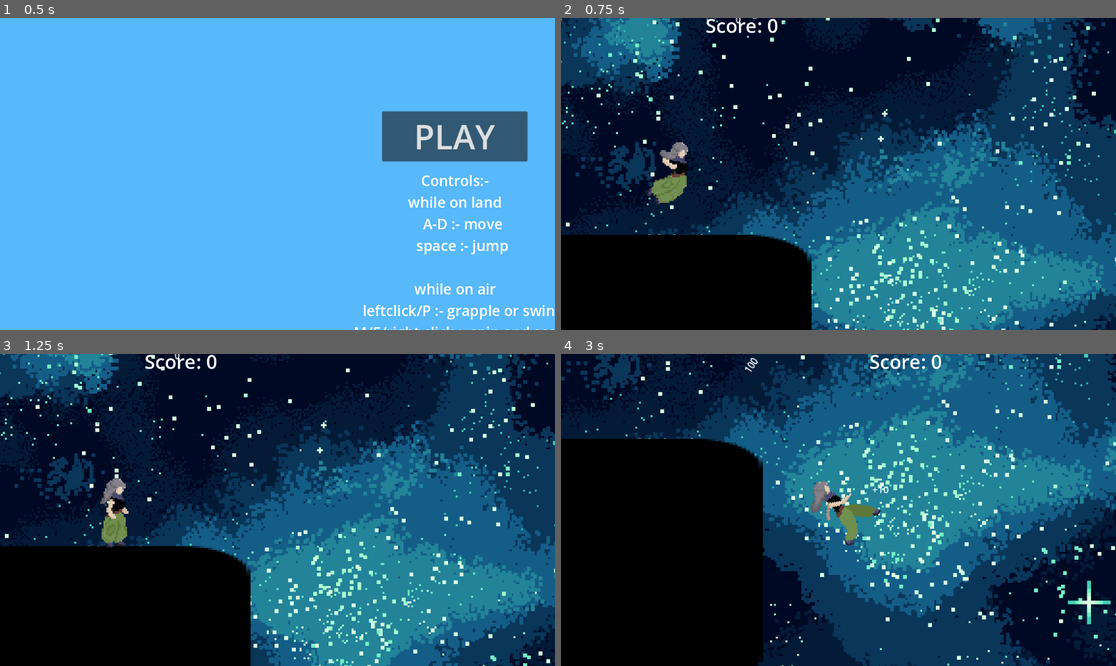
Above: before the commit, frames 1-4 (two rows, left to right).
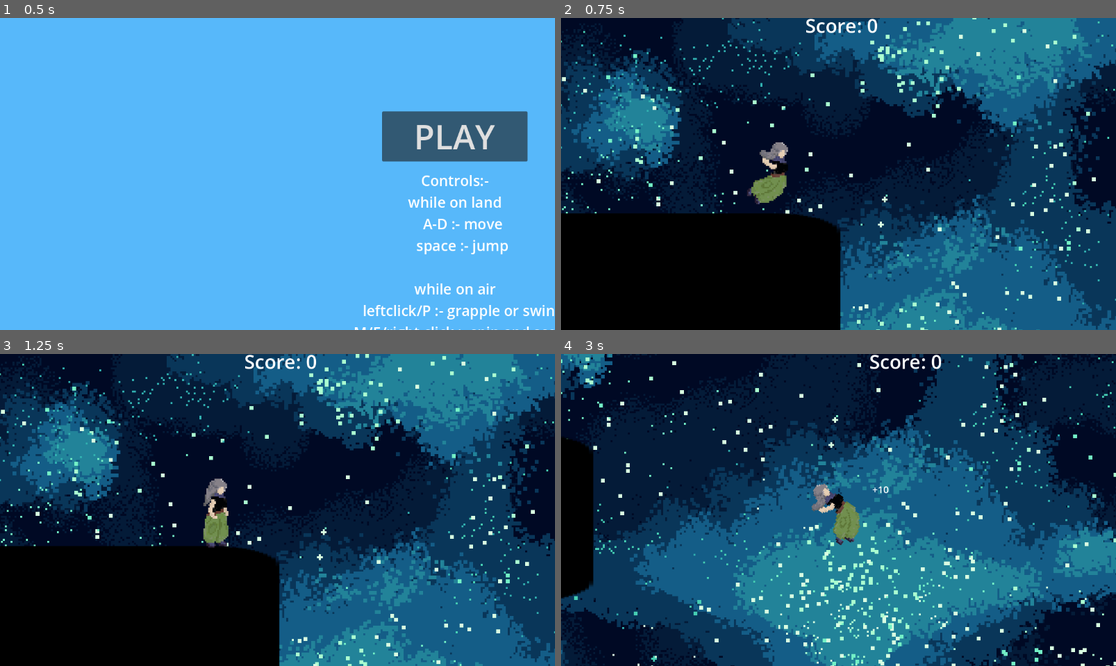
Above: after the commit, the same moments.

Repository: Shubh-2799/rep
Game: Godot game, scene res://controls.tscn
The game is run twice, just before and just after one commit, with the same random seed, the same clock (stepped at 60 frames per second) and the same inputs. The engine's default icon, where the game draws it, is replaced by a stand-in: a white triangle on a blue panel in a dark square.
Inputs (mouse positions are in pixels of both pictures, inside the frame that each line leads up to):
- Up to frame 1 (0.5 s): no input
- Up to frame 2 (0.75 s): click "PLAY" at 0.5 s
- Up to frame 3 (1.25 s): no input
- Up to frame 4 (3 s): move the mouse to (960, 494) at 1.27 s; hold Right (ui_right) 1.28-2.78 s; tap F (dash) at 1.35, 2.1 s; move the mouse to (727, 525) at 2.02 s; move the mouse to (894, 441) at 2.77 s; hold Left (ui_left) from 2.78 s (still down); hold M (flip) from 2.78 s (still down)

Frame 1 is identical in both runs. In frame 2, 61% of the frame differs, in the area x 0-100%, y 0-100%; in frame 3, 61%; in frame 4, 79%.

Commit message:
new obstacles

Diff:
--- a/character_body_2d.gd
+++ b/character_body_2d.gd
@@ -15,7 +15,6 @@
 		velocity.y -= 900.0
 		justjumped = true
 func _process(delta: float) -> void:
-	$Camera2D/Label.text = str(velocity.x)
 	if S.jumppad and not is_on_floor():
 		$AnimatedSprite2D.play("jumppad")
 		velocity.x = direction * PADSPEED
@@ -39,6 +38,7 @@
 		$AnimatedSprite2D.flip_h = false
 	elif velocity.x < 0 and not S.swinging:
 		$AnimatedSprite2D.flip_h = true
+	$Camera2D/Label.text = str(velocity.x)
 func _physics_process(delta: float) -> void:
 	if S.jumppad:
 		$AnimatedSprite2D.play("swing")
--- a/grapple.gd
+++ b/grapple.gd
@@ -12,7 +12,7 @@
 var stiffness = 10.0 # Rope elasticity
 var damping_factor = 10.0  # Damping to slow down movement
 var angular_velocity = 6 # Angular velocity for circular motion
-var max_angular_velocity = 6000.0 # Maximum speed for swing
+var max_angular_velocity =2000.0 # Maximum speed for swing
 var min_angular_velocity:float  # Minimum speed
 var pullstrength = 15.0
 var pulling: bool = false
@@ -213,6 +213,5 @@
 	last_swing_direction = swing_direction  # Update direction
 	# Rope visual update
 	line.set_point_position(1, to_local(target))
-
 func rotation_handle():
 	sprite.rotation = 0.0
--- a/node_2d.gd
+++ b/node_2d.gd
@@ -1,6 +1,8 @@
 extends Node2D
 @export var street_lamp_scene: PackedScene
 @export var obstacle_scene: PackedScene
+@export var satellite_scene: PackedScene
+@export var spinasteroid_scene: PackedScene
 @export var static_body_scene: PackedScene  # Preloaded StaticBody2D scene
 @export var spawn_distance: float = 500  # Distance ahead of player to spawn
 @export var despawn_distance: float = 700  # Distance behind player to despawn
@@ -17,6 +19,7 @@
 var slowscore:float
 var distance
 var platformspawning:bool = true
+var x_pos
 func _ready():
 	S.jumppad = false
 	S.oncooldown = false
@@ -73,7 +76,7 @@
 
 		for i in range(num_to_spawn):
 			var selection = randi_range(1, 10)
-			var new_body: StaticBody2D
+			var new_body
 			var new_body_name: String
 
 			# Instantiate based on selection
@@ -81,8 +84,16 @@
 				new_body = street_lamp_scene.instantiate()
 				new_body_name = "platform"
 			elif selection == 3:
-				new_body = obstacle_scene.instantiate()
-				new_body_name = "obstacle"
+				var obstacle_selection = randi_range(1,4)
+				if obstacle_selection == 1:
+					new_body = satellite_scene.instantiate()
+					new_body_name = "satellite"
+				elif obstacle_selection == 2:
+					new_body = spinasteroid_scene.instantiate()
+					new_body_name = "spinasteroid"
+				else:
+					new_body = obstacle_scene.instantiate()
+					new_body_name = "obstacle"
 			else:
 				new_body = static_body_scene.instantiate()
 				new_body_name = "normal"
@@ -94,6 +105,12 @@
 				if new_body_name == "obstacle":
 					xscale = randf_range(0.01 , 0.02)
 					yscale = randf_range(0.08 , 0.1)
+				elif new_body_name == "satellite":
+					xscale = 5
+					yscale = 5
+				elif new_body_name == "spinasteroid":
+					xscale = 2
+					yscale = 2
 				else:
 					xscale = 0.059
 					yscale = 0.415
@@ -104,10 +121,16 @@
 			new_body.scale = Vector2(xscale, yscale)
 
 			# Y-position variation
-			current_y += randf_range(500, 1000)
+			if new_body_name == "spinasteroid":
+				current_y += randf_range(100, 400)
+			else:
+				current_y += randf_range(500, 1000)
 
 			# X-position with slight random offset
-			var x_pos = player.global_position.x + spawn_distance + randf_range(-100, 100)
+			if new_body_name == "spinasteroid":
+				x_pos = player.global_position.x + spawn_distance + randf_range(1000,1200)
+			else:
+				x_pos = player.global_position.x + spawn_distance + randf_range(-100, 100)
 
 			if new_body_name == "platform":
 				new_body.global_position = Vector2(player.global_position.x + 1900, current_y)
--- a/node_2d.tscn
+++ b/node_2d.tscn
@@ -16,6 +16,8 @@
 [ext_resource type="Texture2D" uid="uid://cpdubros36ch6" path="res://parallax/webp/space_background3.webp" id="14_rkkyv"]
 [ext_resource type="Texture2D" uid="uid://c7qotarkh3nxk" path="res://parallax/webp/space_background2.webp" id="15_u12o0"]
 [ext_resource type="Texture2D" uid="uid://bam80hche0sop" path="res://parallax/webp/space_background1.webp" id="16_k4hvs"]
+[ext_resource type="PackedScene" uid="uid://dps36tgqq1xmm" path="res://satellite.tscn" id="17_g8w02"]
+[ext_resource type="PackedScene" uid="uid://cvagadkstedro" path="res://spinasteroid.tscn" id="18_2e5kv"]
 
 [sub_resource type="RectangleShape2D" id="RectangleShape2D_mvnyt"]
 size = Vector2(127.928, 128)
@@ -24,6 +26,8 @@
 script = ExtResource("1_eo370")
 street_lamp_scene = ExtResource("2_2vqx2")
 obstacle_scene = ExtResource("3_8nrnq")
+satellite_scene = ExtResource("17_g8w02")
+spinasteroid_scene = ExtResource("18_2e5kv")
 static_body_scene = ExtResource("2_c3sqa")
 spawn_distance = 1000.0
 despawn_distance = 2000.0
@@ -31,7 +35,7 @@
 object_count = 30
 
 [node name="CharacterBody2D" parent="." instance=ExtResource("4_1ihy7")]
-position = Vector2(236, 332)
+position = Vector2(443, 154)
 
 [node name="Camera2D" type="Camera2D" parent="CharacterBody2D"]
 position = Vector2(-3.05176e-05, 3.05176e-05)
@@ -40,14 +44,15 @@
 limit_smoothed = true
 
 [node name="Label" type="Label" parent="CharacterBody2D/Camera2D"]
-offset_left = 109.483
-offset_top = -247.794
-offset_right = 806.483
-offset_bottom = -103.794
+visible = false
+offset_left = 98.2759
+offset_top = -118.382
+offset_right = 795.276
+offset_bottom = 25.6176
 
 [node name="StaticBody2D3" type="StaticBody2D" parent="."]
-position = Vector2(-25.9999, 729)
-scale = Vector2(0.630406, -3.98352)
+position = Vector2(45, 424)
+scale = Vector2(0.617969, -2.71054)
 collision_layer = 4
 collision_mask = 4
 
--- /dev/null
+++ b/object.gdshader
@@ -0,0 +1,21 @@
+shader_type canvas_item;
+
+uniform sampler2D palette_tex : hint_default_black;
+uniform int color_count = 4; // Number of swappable colors
+
+void fragment() {
+    vec4 base_color = texture(TEXTURE, UV);
+
+    // Loop through palette to find a match
+    for (int i = 0; i < color_count; i++) {
+        float index = float(i) / float(color_count);
+
+        vec4 orig_color = texture(palette_tex, vec2(index, 0.0));
+        if (distance(base_color.rgb, orig_color.rgb) < 0.05) {
+            vec4 new_color = texture(palette_tex, vec2(index, 1.0));
+            COLOR = vec4(new_color.rgb, base_color.a);
+        }
+    }
+
+    COLOR = base_color;
+}
--- a/object.tscn
+++ b/object.tscn
@@ -1,6 +1,5 @@
-[gd_scene load_steps=10 format=3 uid="uid://cc4ooqmvgt7i4"]
+[gd_scene load_steps=9 format=3 uid="uid://cc4ooqmvgt7i4"]
 
-[ext_resource type="Texture2D" uid="uid://dl5e86vak13bh" path="res://Glacial-mountains-parallax-background_vnitti/Layers/sky_lightened.png" id="1_6wl3o"]
 [ext_resource type="Script" path="res://blue block.gd" id="1_e1fek"]
 [ext_resource type="Texture2D" uid="uid://r866xwtcmrf1" path="res://Glacial-mountains-parallax-background_vnitti/circle-xxl.png" id="3_8m4k8"]
 [ext_resource type="Texture2D" uid="uid://h334jh001lu0" path="res://parallax/webp/star.webp" id="4_qek77"]
@@ -102,12 +101,6 @@
 collision_layer = 2
 script = ExtResource("1_e1fek")
 
-[node name="Sprite2D2" type="Sprite2D" parent="."]
-self_modulate = Color(1, 1, 1, 0)
-position = Vector2(102.467, 860.347)
-scale = Vector2(11.9634, 17.1596)
-texture = ExtResource("1_6wl3o")
-
 [node name="CollisionShape2D" type="CollisionShape2D" parent="."]
 position = Vector2(17.0779, 0)
 scale = Vector2(193.288, 26.7509)
--- a/obstacle.gd
+++ b/obstacle.gd
@@ -9,6 +9,8 @@
 	pass
 
 
+
+
 func _on_area_2d_body_entered(body: CharacterBody2D) -> void:
 	if S.dash == false:
 		body.queue_free()
--- a/obstacle.tscn
+++ b/obstacle.tscn
@@ -27,9 +27,4 @@
 rotation = 1.5708
 shape = SubResource("CapsuleShape2D_kkf2s")
 
-[node name="Timer" type="Timer" parent="."]
-wait_time = 0.1
-one_shot = true
-
 [connection signal="body_entered" from="Area2D" to="." method="_on_area_2d_body_entered"]
-[connection signal="timeout" from="Timer" to="." method="_on_timer_timeout"]
--- a/rec.tscn
+++ b/rec.tscn
@@ -7,6 +7,7 @@
 [ext_resource type="PackedScene" uid="uid://c6c6fs2t31vja" path="res://Streetlamp.tscn" id="4_yi3n6"]
 [ext_resource type="Script" path="res://label_4.gd" id="5_sp80v"]
 [ext_resource type="PackedScene" uid="uid://d23m45mooqerl" path="res://obstacle.tscn" id="7_0fk2w"]
+[ext_resource type="PackedScene" uid="uid://dps36tgqq1xmm" path="res://satellite.tscn" id="8_hty33"]
 
 [sub_resource type="RectangleShape2D" id="RectangleShape2D_5qalt"]
 size = Vector2(127.928, 128)
@@ -111,3 +112,6 @@
 
 [node name="StaticBody2D" parent="." instance=ExtResource("7_0fk2w")]
 position = Vector2(1437, -684)
+
+[node name="StaticBody2D15" parent="." instance=ExtResource("8_hty33")]
+position = Vector2(215, -169)
--- /dev/null
+++ b/satellite.gd
@@ -0,0 +1,19 @@
+extends StaticBody2D
+
+
+# Called when the node enters the scene tree for the first time.
+func _ready() -> void:
+	pass
+# Called every frame. 'delta' is the elapsed time since the previous frame.
+func _process(delta: float) -> void:
+	$Satellite.rotation_degrees += 1
+
+
+
+
+func _on_area_2d_body_entered(body: CharacterBody2D) -> void:
+	if S.dash == false:
+		body.queue_free()
+		S.oncooldown = false
+		S.swinging = false
+		get_tree().change_scene_to_file("res://a.tscn")
--- /dev/null
+++ b/satellite.tscn
@@ -0,0 +1,25 @@
+[gd_scene load_steps=4 format=3 uid="uid://dps36tgqq1xmm"]
+
+[ext_resource type="Script" path="res://satellite.gd" id="1_ubrqu"]
+[ext_resource type="Texture2D" uid="uid://bh373f63q7iul" path="res://satellite.webp" id="2_4sj7l"]
+
+[sub_resource type="RectangleShape2D" id="RectangleShape2D_5dai5"]
+
+[node name="StaticBody2D" type="StaticBody2D"]
+position = Vector2(907, 499)
+scale = Vector2(5, 5)
+script = ExtResource("1_ubrqu")
+
+[node name="Satellite" type="Sprite2D" parent="."]
+position = Vector2(40, -31)
+texture = ExtResource("2_4sj7l")
+
+[node name="Area2D" type="Area2D" parent="Satellite"]
+collision_layer = 4
+collision_mask = 5
+
+[node name="CollisionShape2D" type="CollisionShape2D" parent="Satellite/Area2D"]
+position = Vector2(-40, 31)
+shape = SubResource("RectangleShape2D_5dai5")
+
+[connection signal="body_entered" from="Satellite/Area2D" to="." method="_on_area_2d_body_entered"]
--- /dev/null
+++ b/spinasteroid.gd
@@ -0,0 +1,22 @@
+extends CharacterBody2D
+
+
+# Called when the node enters the scene tree for the first time.
+func _ready() -> void:
+	pass # Replace with function body.
+
+func _on_area_2d_body_entered(body: CharacterBody2D) -> void:
+	if S.dash == false:
+		body.queue_free()
+		S.oncooldown = false
+		S.swinging = false
+		get_tree().change_scene_to_file("res://a.tscn")
+
+# Called every frame. 'delta' is the elapsed time since the previous frame.
+func _process(delta: float) -> void:
+	velocity.x = -300.0
+	velocity.y = 300.0
+	rotation_degrees += 10
+
+
+	move_and_slide()
--- /dev/null
+++ b/spinasteroid.tscn
@@ -0,0 +1,30 @@
+[gd_scene load_steps=4 format=3 uid="uid://cvagadkstedro"]
+
+[ext_resource type="Script" path="res://spinasteroid.gd" id="1_5ybuy"]
+[ext_resource type="Texture2D" uid="uid://br2hbtm6ei7pd" path="res://spinningasteroid.webp" id="2_fy2oa"]
+
+[sub_resource type="CircleShape2D" id="CircleShape2D_y2xok"]
+
+[node name="CharacterBody2D" type="CharacterBody2D"]
+scale = Vector2(2, 2)
+collision_layer = 5
+collision_mask = 5
+script = ExtResource("1_5ybuy")
+
+[node name="Spinningasteroid" type="Sprite2D" parent="."]
+position = Vector2(-75, 3)
+scale = Vector2(3, 3)
+texture = ExtResource("2_fy2oa")
+
+[node name="Area2D" type="Area2D" parent="."]
+position = Vector2(0.5, 3)
+scale = Vector2(3, 3)
+collision_layer = 5
+collision_mask = 5
+
+[node name="CollisionShape2D" type="CollisionShape2D" parent="Area2D"]
+position = Vector2(-0.166668, -0.166667)
+shape = SubResource("CircleShape2D_y2xok")
+debug_color = Color(1.63645e-06, 0.593351, 0.736753, 0.42)
+
+[connection signal="body_entered" from="Area2D" to="." method="_on_area_2d_body_entered"]
--- /dev/null
+++ b/static_body_2d.gd
@@ -0,0 +1,15 @@
+extends StaticBody2D
+
+
+# Called when the node enters the scene tree for the first time.
+func _ready() -> void:
+	pass # Replace with function body.
+
+
+# Called every frame. 'delta' is the elapsed time since the previous frame.
+func _process(delta: float) -> void:
+	pass
+
+
+func _on_area_2d_body_entered(body: Node2D) -> void:
+	pass # Replace with function body.
Binary file added: aquaverse-1x.png
Not shown, added: aquaverse-1x.png.import
Not shown, added: berry-nebula-1x.png.import
Binary file added: newstar.png
Not shown, added: newstar.png.import
Not shown: 1 places in node_2d.tscn that only renumber resources
Not shown: 1 places in rec.tscn that only renumber resources
Binary file added: satellite.webp
Not shown, added: satellite.webp.import
Binary file added: spinningasteroid.webp
Not shown, added: spinningasteroid.webp.import
Not shown, changed: grapple.exe
